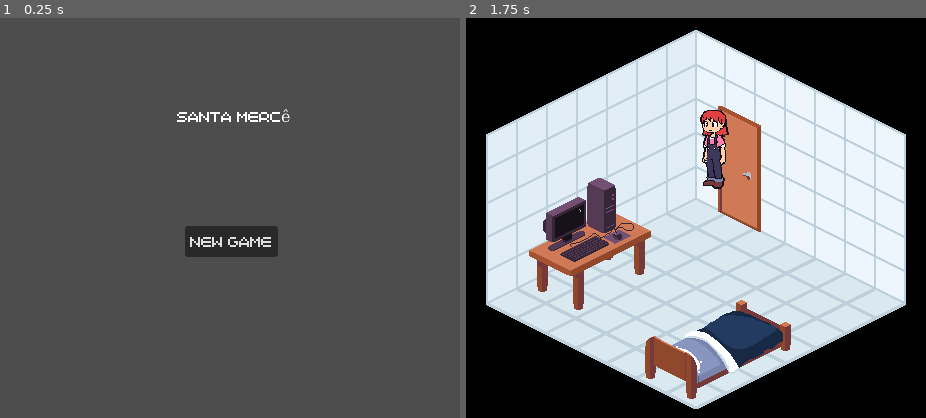
Above: before the commit, frames 1-2 (left to right).
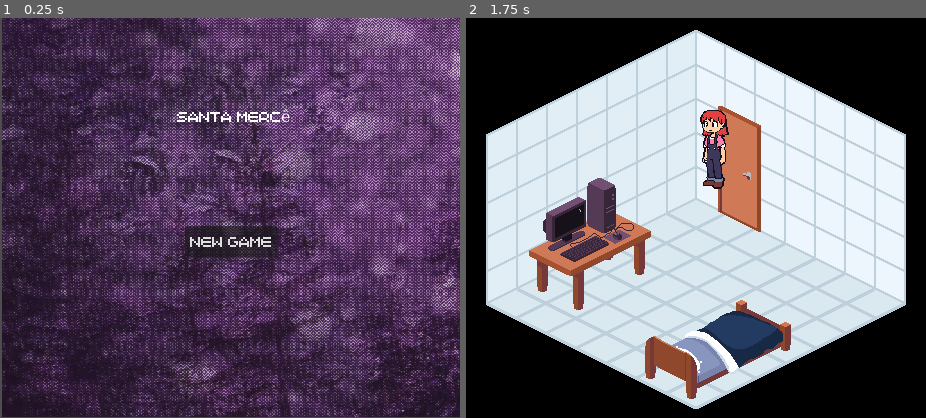
Above: after the commit, the same moments.

Repository: andcolatto/Repository-Santa-Merc-
Game: Godot game, scene res://Scenes/Menu.tscn
The game is run twice, just before and just after one commit, with the same random seed, the same clock (stepped at 60 frames per second) and the same inputs. This scene is started directly instead of the project's main scene.
Inputs:
- Up to frame 1 (0.25 s): no input
- Up to frame 2 (1.75 s): click "New Game" at 0.5 s; click "New Game" at 1.25 s

The runs differ from the first frame. In frame 1, 94% of the frame differs, in the area x 0-100%, y 0-100%; in frame 2, nothing differs.

Commit message:
menu background

Diff:
--- a/Santa Mercê/project/Scenes/Menu.tscn
+++ b/Santa Mercê/project/Scenes/Menu.tscn
@@ -5,6 +5,7 @@
 [ext_resource type="FontFile" uid="uid://jdewj2mna65g" path="res://Font/Nyntunkocom Font/Nyntunkocom.ttf" id="2_6pedr"]
 [ext_resource type="AudioStream" uid="uid://b2fns6vulk6x3" path="res://SFX/New Game.wav" id="2_idohh"]
 [ext_resource type="AudioStream" uid="uid://b5lvu1fgedpvf" path="res://SFX/Select.wav" id="3_wfhf6"]
+[ext_resource type="Texture2D" uid="uid://bmao8x6a8gkr4" path="res://Icon/menubck.png" id="6_idohh"]
 
 [sub_resource type="LabelSettings" id="LabelSettings_vko3y"]
 font = ExtResource("2_6pedr")
@@ -41,5 +42,11 @@
 theme_override_fonts/font = ExtResource("2_6pedr")
 text = "New Game"
 
+[node name="menubackground" type="Sprite2D" parent="MenuHUD" unique_id=1667516001]
+z_index = -1
+position = Vector2(230.99998, 199.5)
+scale = Vector2(0.4472656, 0.3896484)
+texture = ExtResource("6_idohh")
+
 [node name="Camera2D" type="Camera2D" parent="." unique_id=642123136]
 position = Vector2(230, 200)
--- a/Santa Mercê/project/Scenes/debug.tscn
+++ b/Santa Mercê/project/Scenes/debug.tscn
@@ -9,7 +9,7 @@
 [ext_resource type="Texture2D" uid="uid://ca2eqb1a7ahmv" path="res://Planning sprites/door placeholder.png" id="6_j2m1g"]
 
 [sub_resource type="RectangleShape2D" id="RectangleShape2D_fee55"]
-size = Vector2(20, 84.6154)
+size = Vector2(20, 88.46155)
 
 [node name="Main" type="Node2D" unique_id=1381334392]
 
@@ -38,7 +38,7 @@
 offset = Vector2(0, 1)
 
 [node name="HitBox" type="CollisionShape2D" parent="Amanda/CharacterBody2D" unique_id=102753134]
-position = Vector2(0, 14)
+position = Vector2(0, 13)
 scale = Vector2(1, 0.52)
 shape = SubResource("RectangleShape2D_fee55")
 
Binary file added: Santa Mercê/project/Icon/menubck.png
Not shown, added: Santa Mercê/project/Icon/menubck.png.import
